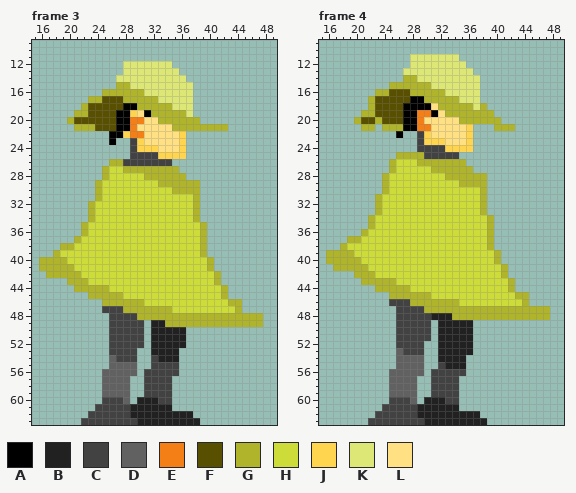
Edited in one commit: pixel-art file (Assets/Arts/NPCAndPlayer/Player/PlayerCloth_Part/UpperPart/Idle.aseprite). The picture above is the old version.
64x64 pixels, 5 frames. Shown: frame 3: x 15..49, y 9..63; frame 4: x 15..49, y 9..63. The commit also changed other frames, which this record leaves out.
Palette (. is transparent): A #000000  B #212121  C #424242  D #616161  E #f57f17  F #584f00  G #afb42b  H #cddc39  J #ffd54f  K #dce775  L #ffe082
Once edited:
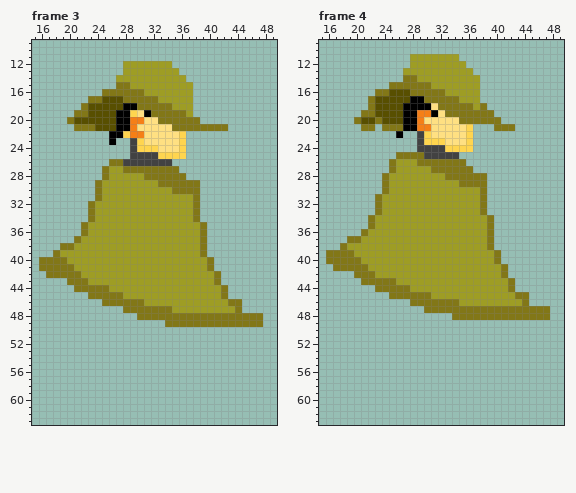
Change:
layer "RightLeg" now hidden
layer "LeftLeg" now hidden
colour G: #afb42b -> #827717
colour H: #cddc39 -> #9e9d24
Frame 3:
y 12: x 28..34 KKKKKKK -> HHHHHHH
y 13: x 28..35 KKKKKKKK -> HHHHHHHH
y 14: x 27..36 KKKKKKKKKK -> HHHHHHHHHH
y 15: x 29..37 KKKKKKKKK -> HHHHHHHHH
y 16: x 31..37 KKKKKKK -> HHHHHHH
y 17: x 33..37 KKKKK -> HHHHH
y 18: x 35..37 KKK -> HHH
y 19: x 37 K -> H
y 47: x 25..27 CCC -> ...
y 48: x 26..29 CCCC -> ....
y 49: x 26..30 CCCCC -> .....; x 32..33 BB -> ..
y 50..52: x 26..30 CCCCC -> .....; x 32..36 BBBBB -> .....
y 53: x 26..29 CCCC -> ....; x 32..35 BBBB -> ....
y 54: x 26..29 DCCC -> ....; x 32..35 CBBB -> ....
y 55: x 26..29 DDDD -> ....; x 32..35 CCCC -> ....
y 56: x 25..29 DDDDD -> .....; x 31..35 CCCCC -> .....
y 57..59: x 25..28 DDDD -> ....; x 31..34 CCCC -> ....
y 60: x 25..28 CCCD -> ....; x 30..34 BBBCC -> .....
y 61: x 24..34 CCCCCBBBBBB -> ...........
y 62: x 23..37 CCCCCCBBBBBBBBB -> ...............
y 63: x 22..38 CCCCCCCCBBBBBBBBB -> .................
Frame 4:
y 11: x 28..34 KKKKKKK -> HHHHHHH
y 12: x 28..35 KKKKKKKK -> HHHHHHHH
y 13: x 27..36 KKKKKKKKKK -> HHHHHHHHHH
y 14: x 29..37 KKKKKKKKK -> HHHHHHHHH
y 15: x 31..37 KKKKKKK -> HHHHHHH
y 16: x 33..37 KKKKK -> HHHHH
y 17: x 35..37 KKK -> HHH
y 18: x 37 K -> H
y 46: x 25..27 CCC -> ...
y 47: x 26..29 CCCC -> ....
y 48: x 26..33 CCCCCBBB -> ........
y 49..51: x 26..30 CCCCC -> .....; x 32..36 BBBBB -> .....
y 52: x 26..29 CCCC -> ....; x 32..36 BBBBB -> .....
y 53: x 26..29 DCCC -> ....; x 32..36 BBBBB -> .....
y 54: x 26..29 DDDD -> ....; x 32..35 BBBB -> ....
y 55: x 26..29 DDDD -> ....; x 32..35 CBBB -> ....
y 56: x 25..29 DDDDD -> .....; x 31..35 CCCCC -> .....
y 57..59: x 25..28 DDDD -> ....; x 31..34 CCCC -> ....
y 60: x 25..28 CCCD -> ....; x 30..34 BBBCC -> .....
y 61: x 24..34 CCCCCBBBBBB -> ...........
y 62: x 23..37 CCCCCCBBBBBBBBB -> ...............
y 63: x 22..38 CCCCCCCCBBBBBBBBB -> .................
Changed places in both pictures, as pixel boxes (x1, y1, x2, y2):
changed: (39, 61, 263, 425)
changed: (326, 54, 550, 425)
